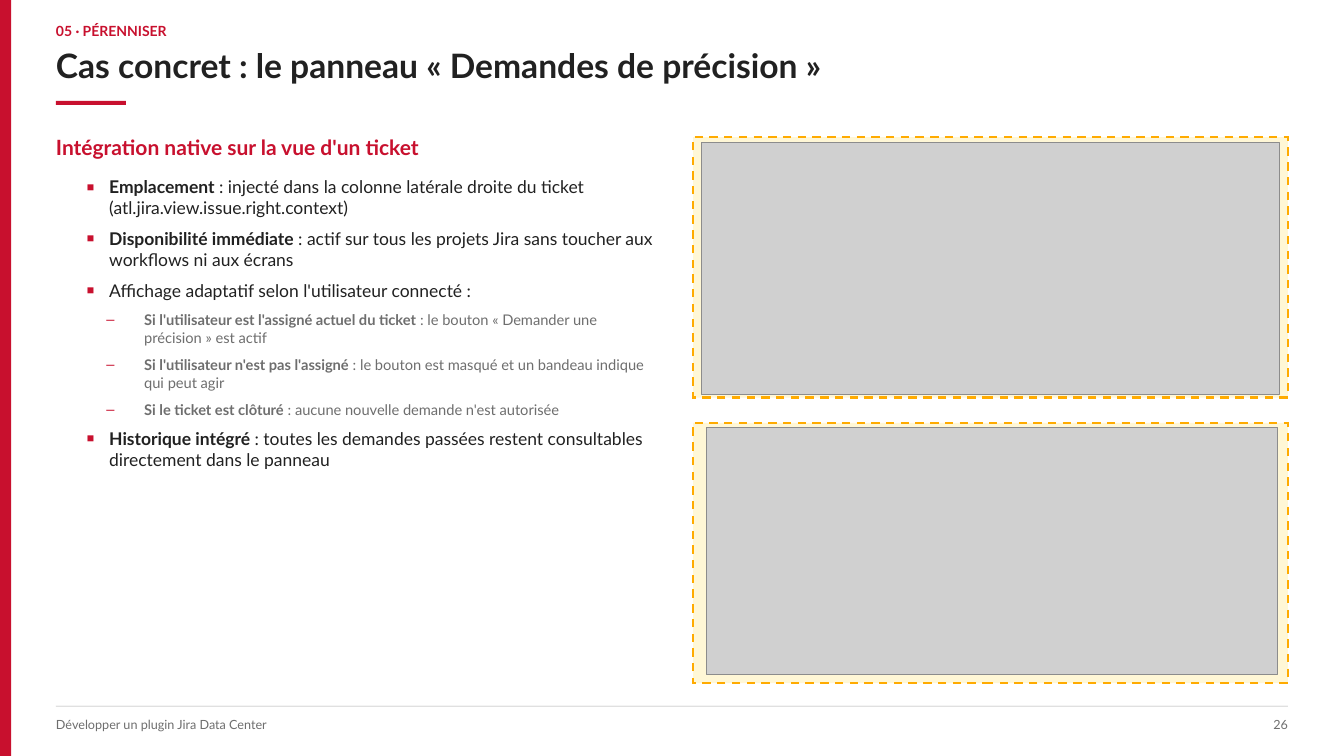
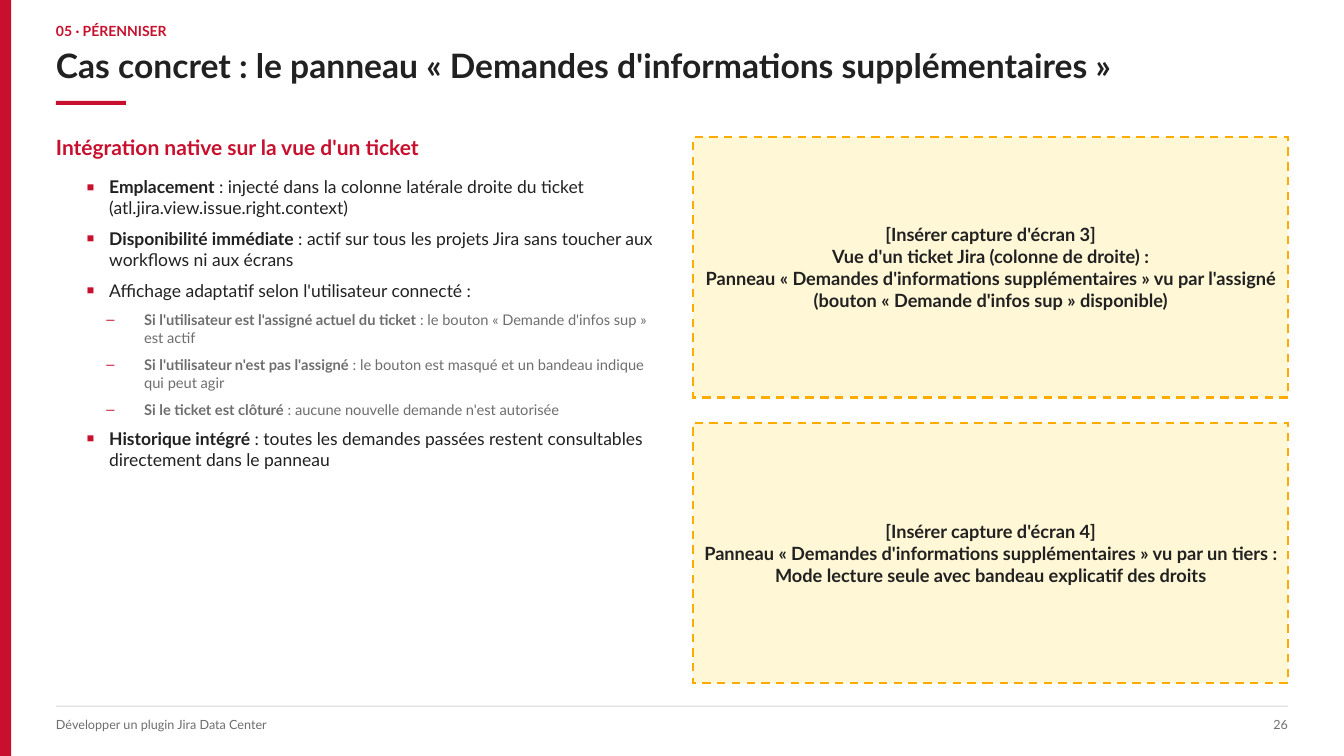
Before and after one commit to Etie20/jira-plugins, a slide deck: slide 26 of Presentation_Developpement_Plugin_Jira_DataCenter.pptx. Drawn at 1344x756 pixels with LibreOffice and Linux fonts; fonts in the diff are those of the drawing; grey boxes stand for pictures. Boxes give left, top, right and bottom in pixels: in the first picture for what was removed or moved away, otherwise in the second. Text is boxed around its words. In the diff, an @@ line names an element or a change of style, - is before the commit and + after.

Commit message:
chore: francisation des libelles (Demande d'infos sup, panneau-demande-infos-sup) et DPI (Data Process et Innovation)

```diff
--- a/Presentation_Developpement_Plugin_Jira_DataCenter.pptx
+++ b/Presentation_Developpement_Plugin_Jira_DataCenter.pptx
@@ text at bbox=[56, 53, 1088, 84]: text changed @@
-Cas concret : le panneau « Demandes de précision »
+Cas concret : le panneau « Demandes d'informations supplémentaires »
@@ picture removed at bbox=[702, 143, 1279, 395] @@
@@ text in rectangle at bbox=[706, 227, 1275, 310]: text added @@
+[Insérer capture d'écran 3]
+Vue d'un ticket Jira (colonne de droite) :
+Panneau « Demandes d'informations supplémentaires » vu par l'assigné
+(bouton « Demande d'infos sup » disponible)
@@ text at bbox=[144, 314, 637, 343]: text changed @@
-  – Si l'utilisateur est l'assigné actuel du ticket : le bouton « Demander une précision » est actif
+  – Si l'utilisateur est l'assigné actuel du ticket : le bouton « Demande d'infos sup » est actif
@@ picture removed at bbox=[707, 427, 1278, 674] @@
@@ text in rectangle at bbox=[704, 524, 1268, 585]: text added @@
+[Insérer capture d'écran 4]
+Panneau « Demandes d'informations supplémentaires » vu par un tiers :
+Mode lecture seule avec bandeau explicatif des droits
```
Also in this commit, not shown: 15 other slides changed, 11 other files.
